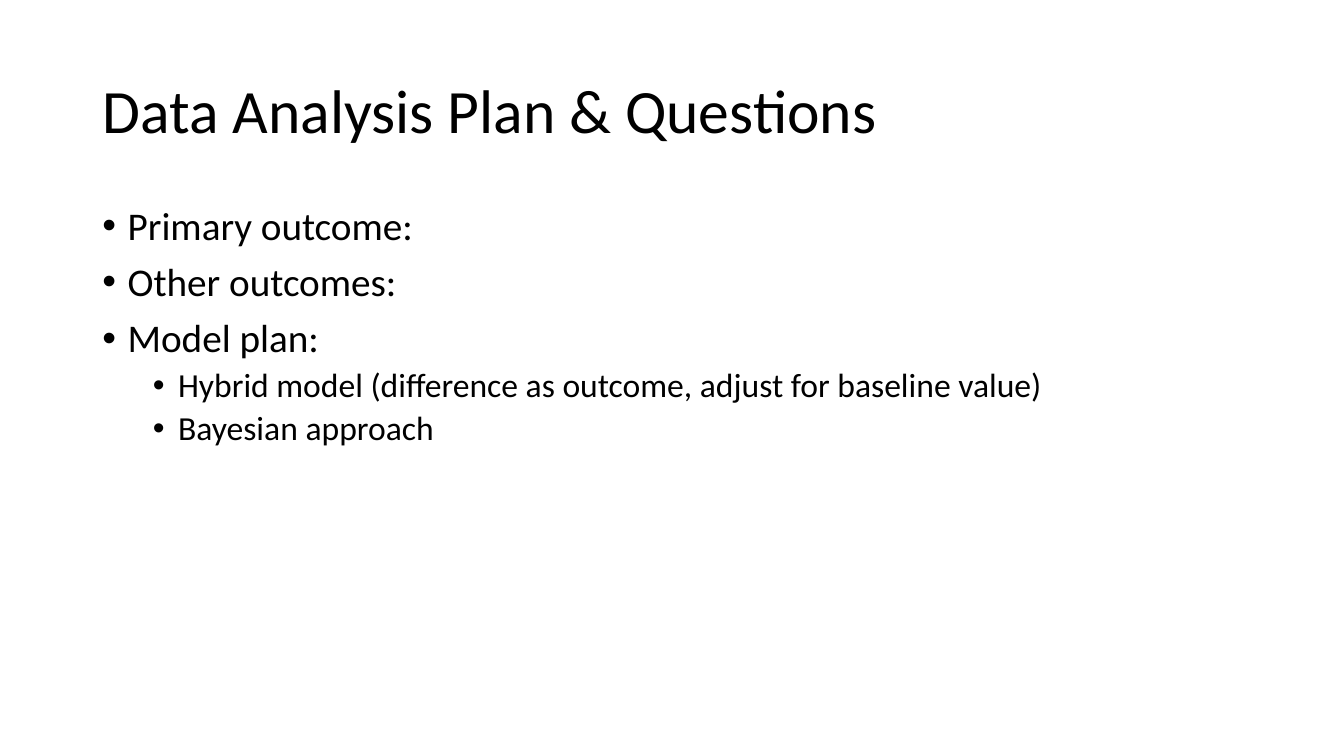
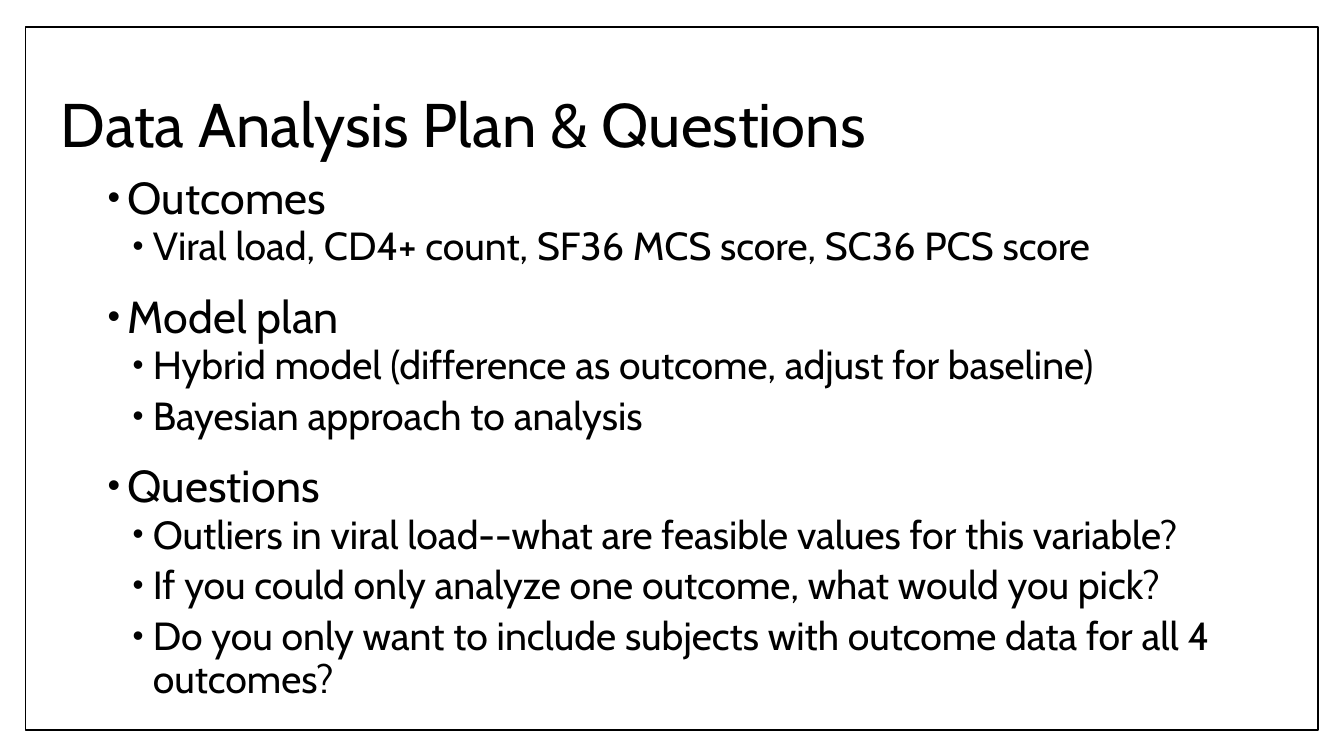
Before and after one commit to johnsra3/bios6623-johnsra3, a slide deck: slide 4 of Project1/Reports/Project 1 Interim Presentation.pptx. Drawn at 1344x756 pixels with LibreOffice and Linux fonts; fonts in the diff are those of the drawing. Boxes give left, top, right and bottom in pixels: in the first picture for what was removed or moved away, otherwise in the second. Text is boxed around its words. In the diff, an @@ line names an element or a change of style, - is before the commit and + after.

Commit message:
Finished presentation, removed p-values from tables for purposes of interim presentation.

```diff
--- a/Project1/Reports/Project 1 Interim Presentation.pptx
+++ b/Project1/Reports/Project 1 Interim Presentation.pptx
@@ rectangle added at <box>25,27,1318,730</box>, fill #FFFFFF, outline #000000 1 pt @@
@@ title "Data Analysis Plan & Questions": place and size @@
-title "Data Analysis Plan & Questions" at <box>102,90,876,143</box>
+title "Data Analysis Plan & Questions" at <box>61,100,866,161</box>
@@ title "Data Analysis Plan & Questions" at <box>61,100,866,161</box>: font Calibri to Cabin @@
@@ text at <box>128,182,1210,694</box>: text changed; size 24 to 28 pt; font Calibri to Cabin @@
-• Primary outcome:
-• Other outcomes:
-• Model plan:
-  • Hybrid model (difference as outcome, adjust for baseline value)
-  • Bayesian approach
+• Outcomes
+  • Viral load, CD4+ count, SF36 MCS score, SC36 PCS score
+• Model plan
+  • Hybrid model (difference as outcome, adjust for baseline)
+  • Bayesian approach to analysis
+• Questions
+  • Outliers in viral load--what are feasible values for this variable?
+  • If you could only analyze one outcome, what would you pick?
+  • Do you only want to include subjects with outcome data for all 4 outcomes?
```
Also in this commit, not shown: 2 other slides changed, 1 slide added, 2 slides removed, 3 other files.
